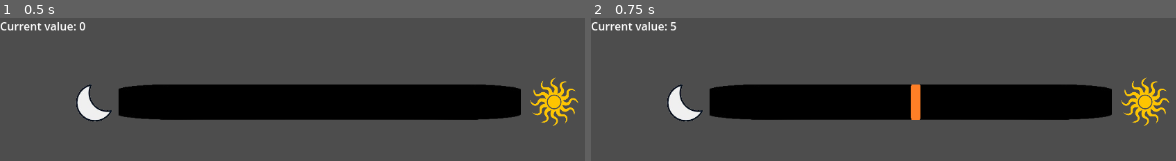
Above: before the commit, frames 1-2 (left to right).
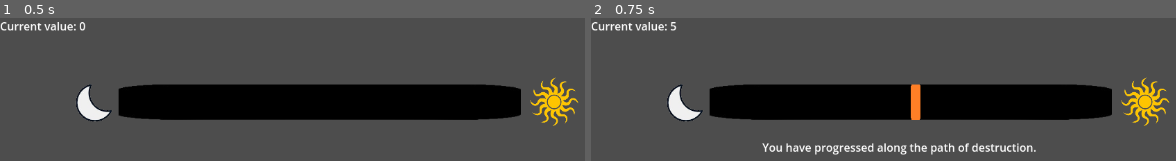
Above: after the commit, the same moments.

Repository: knandakumar25/the-broken-kingdom
Game: Godot game, scene res://scenes/meter.tscn
Two runs of this game, one before a commit and one after it. Both use one fixed random seed, a clock stepped at 60 frames per second and the inputs below.
Inputs:
- Up to frame 1 (0.5 s): no input
- Up to frame 2 (0.75 s): tap Enter at 0.5 s; hold Right (ui_right) from 0.53 s (still down)

Frame 1 is identical in both runs. In frame 2, 1.5% of the frame differs, in the area x 29-77%, y 87-96%.

Commit message:
Updated scene

Diff:
--- a/scenes/meter.gd
+++ b/scenes/meter.gd
@@ -15,6 +15,14 @@
 		add_points(5)   # Example: bad action, towards Sun
 	elif event.is_action_pressed("ui_left"):
 		add_points(-5)  # Example: good action, towards Moon
+
+func _process(delta: float) -> void:
+	if (current_value > 0):
+		$Label2.text = "You have progressed along the path of destruction."
+	elif (current_value < 0):
+		$Label2.text = "You have progressed along the path of restoration."
+	else:
+		$Label2.text = ""
 
 func add_points(points: int) -> void:
 	current_value = clamp(current_value + points, min_value, max_value)
--- a/scenes/meter.tscn
+++ b/scenes/meter.tscn
@@ -60,3 +60,17 @@
 layout_mode = 0
 offset_right = 40.0
 offset_bottom = 23.0
+
+[node name="Label2" type="Label" parent="."]
+layout_mode = 1
+anchors_preset = 8
+anchor_left = 0.5
+anchor_top = 0.5
+anchor_right = 0.5
+anchor_bottom = 0.5
+offset_left = 405.0
+offset_top = 155.0
+offset_right = 445.0
+offset_bottom = 178.0
+grow_horizontal = 2
+grow_vertical = 2
